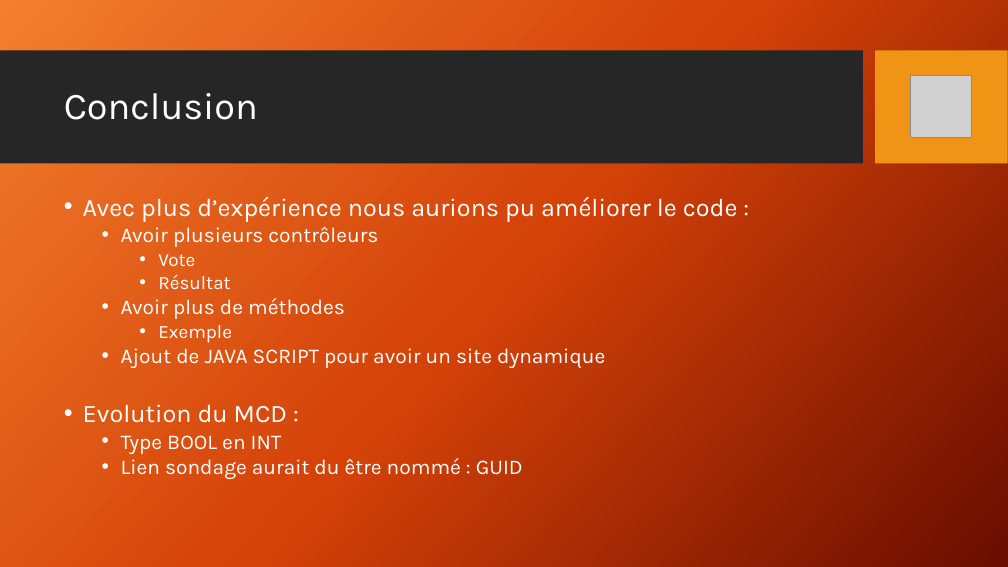
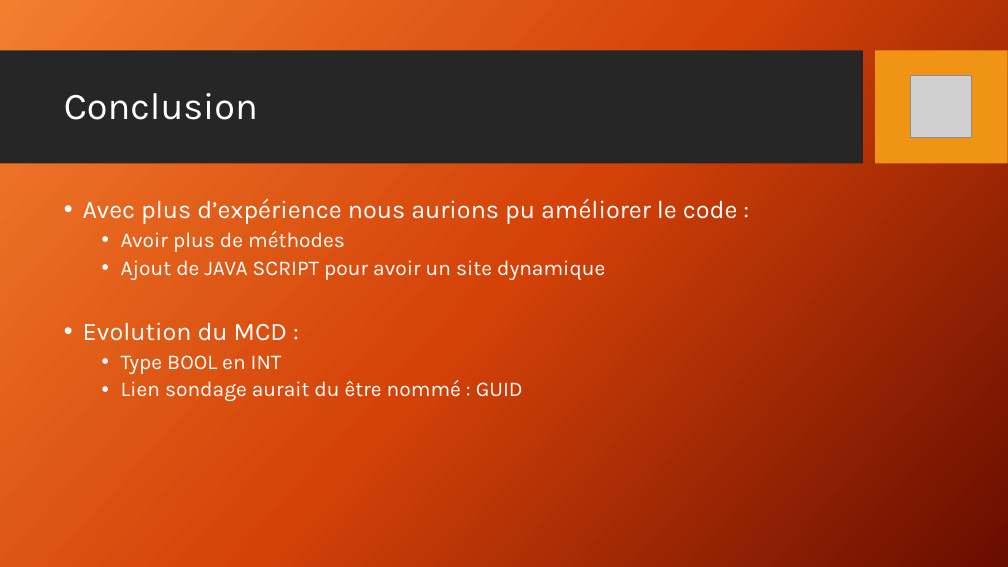
Before and after one commit to cedricbannelier/Projet1, a slide deck: slide 9 of DossierPresentation/Présentation.pptx. Drawn at 1008x567 pixels with LibreOffice and Linux fonts; fonts in the diff are those of the drawing; grey boxes stand for pictures; background and template pictures are left out. Boxes give left, top, right and bottom in pixels: in the first picture for what was removed or moved away, otherwise in the second. Text is boxed around its words. In the diff, an @@ line names an element or a change of style, - is before the commit and + after.

```diff
--- a/DossierPresentation/Présentation.pptx
+++ b/DossierPresentation/Présentation.pptx
@@ text "Avec plus d’expérience nous aurions ..." at (83,199,738,401): line spacing 0.8 to 0.9 @@
@@ text at (121,226,378,290): paragraphs removed @@
-  • Avoir plusieurs contrôleurs
-    • Vote
-    • Résultat
@@ text at (158,325,232,343): paragraph removed @@
-    • Exemple
```
Also in this commit, not shown: 2 other slides changed, 1 other file.
